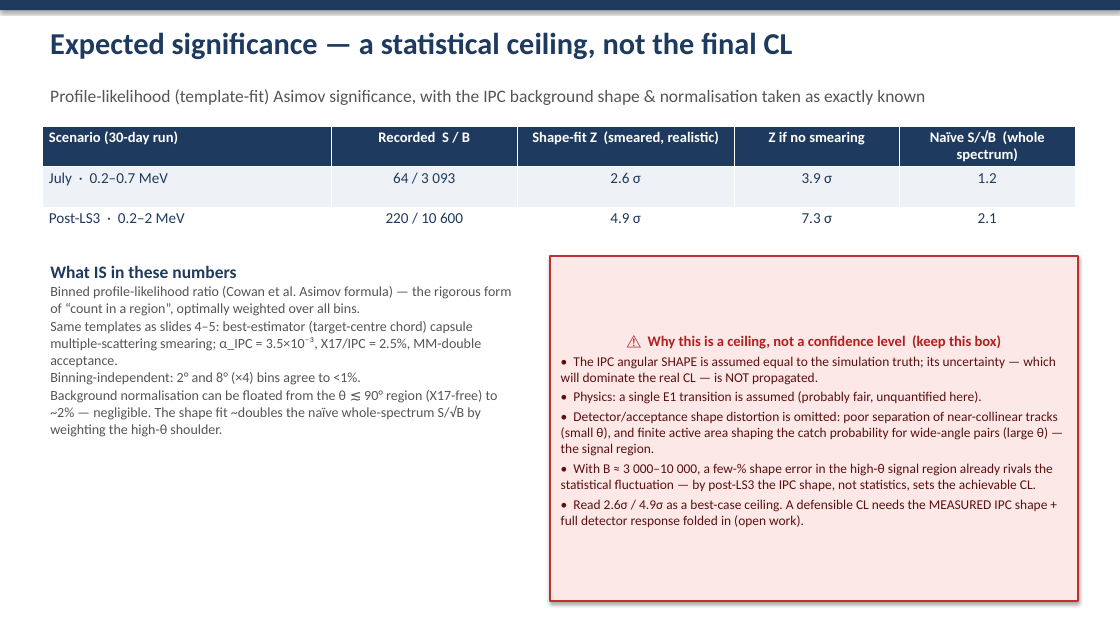
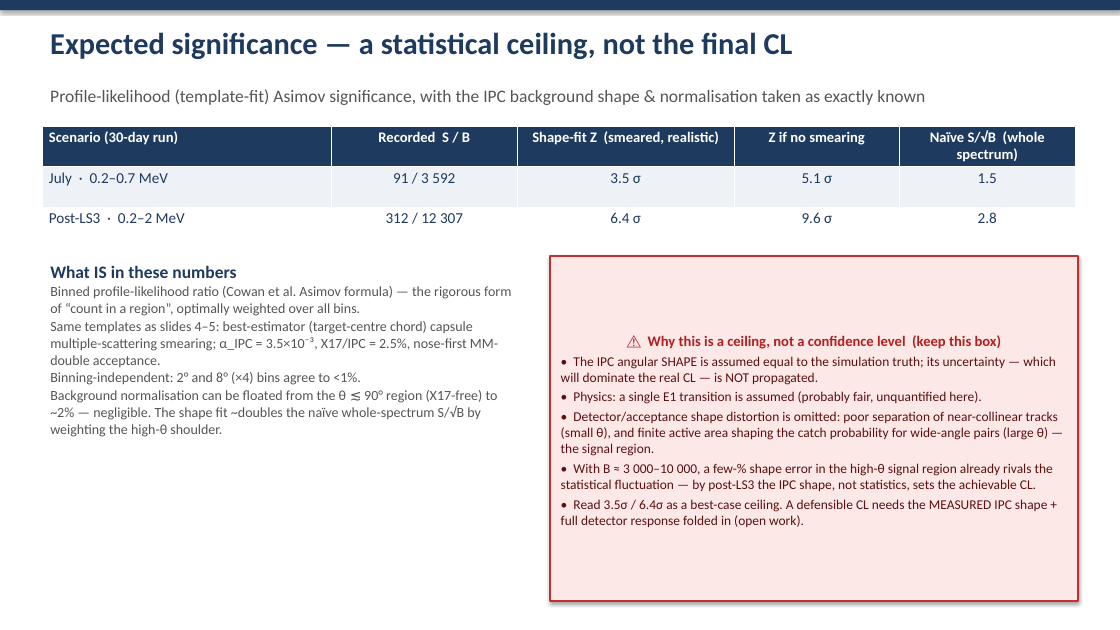
Before and after one commit to Dyn0402/MX17_Full_Geant, a slide deck: slide 12 of docs/slides/MX17_results.pptx. Drawn at 1120x630 pixels with LibreOffice and Linux fonts; fonts in the diff are those of the drawing. Boxes give left, top, right and bottom in pixels: in the first picture for what was removed or moved away, otherwise in the second. Text is boxed around its words. In the diff, an @@ line names an element or a change of style, - is before the commit and + after.

```diff
--- a/docs/slides/MX17_results.pptx
+++ b/docs/slides/MX17_results.pptx
@@ table at box(42, 126, 1075, 248) @@
-row 2: July · 0.2–0.7 MeV | 64 / 3 093 | 2.6 σ | 3.9 σ | 1.2
+row 2: July · 0.2–0.7 MeV | 91 / 3 592 | 3.5 σ | 5.1 σ | 1.5
-row 3: Post-LS3 · 0.2–2 MeV | 220 / 10 600 | 4.9 σ | 7.3 σ | 2.1
+row 3: Post-LS3 · 0.2–2 MeV | 312 / 12 307 | 6.4 σ | 9.6 σ | 2.8
@@ text at box(50, 321, 498, 367): text changed @@
-Same templates as slides 4–5: best-estimator (target-centre chord) capsule multiple-scattering smearing; α_IPC = 3.5×10⁻³, X17/IPC = 2.5%, MM-double acceptance.
+Same templates as slides 4–5: best-estimator (target-centre chord) capsule multiple-scattering smearing; α_IPC = 3.5×10⁻³, X17/IPC = 2.5%, nose-first MM-double acceptance.
@@ text in rectangle at box(561, 499, 1047, 527): text changed @@
-• Read 2.6σ / 4.9σ as a best-case ceiling. A defensible CL needs the MEASURED IPC shape + full detector response folded in (open work).
+• Read 3.5σ / 6.4σ as a best-case ceiling. A defensible CL needs the MEASURED IPC shape + full detector response folded in (open work).
```
Also in this commit, not shown: 6 other slides changed, 6 other files.
